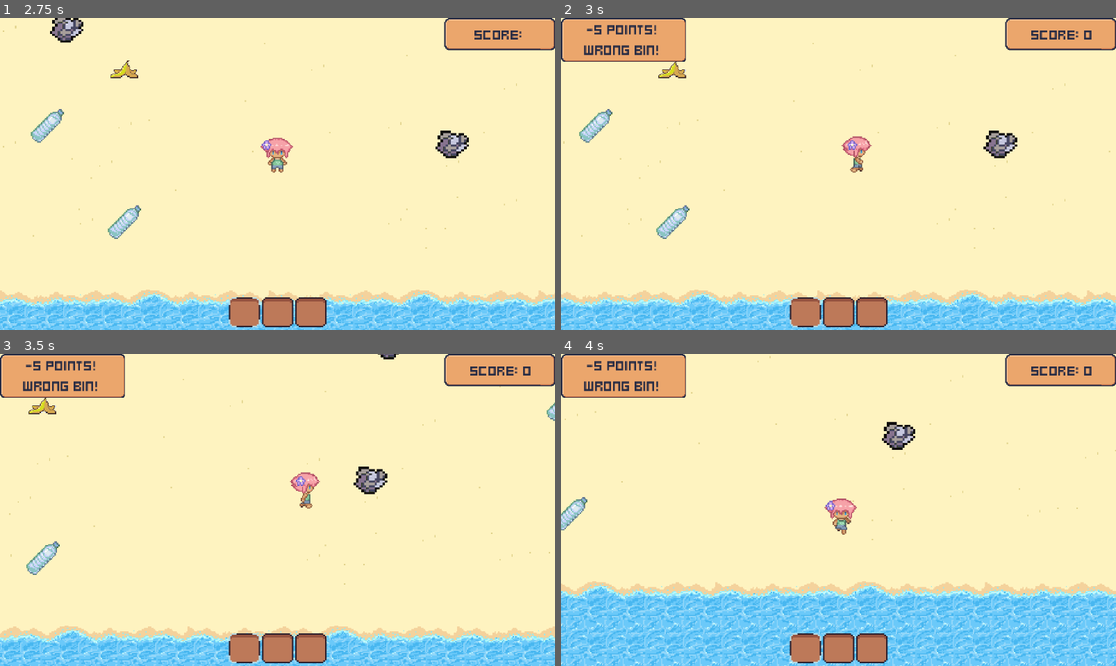
Above: before the commit, frames 1-4 (two rows, left to right).
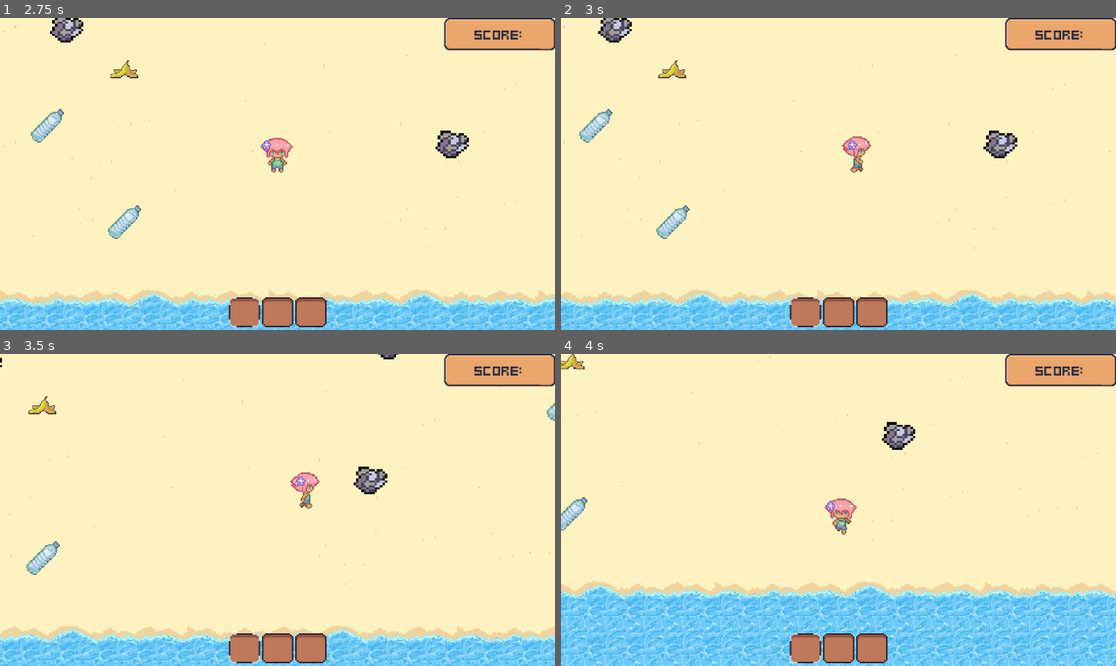
Above: after the commit, the same moments.

Repository: DanLDevs/Tide-Turners-Game
Game: Godot game, scene res://scenes/game.tscn
The game is run twice, just before and just after one commit, with the same random seed, the same clock (stepped at 60 frames per second) and the same inputs.
Inputs (mouse positions are in pixels of both pictures, inside the frame that each line leads up to):
- Up to frame 1 (2.75 s): click (244, 311) at 0.5 s; click (277, 311) at 1.25 s; click (310, 311) at 2 s
- Up to frame 2 (3 s): tap Enter at 2.75 s; move the mouse to (960, 158) at 2.77 s; hold D (right) from 2.78 s (still down); hold U (use_item) from 2.78 s (still down); tap E (e) at 2.85 s
- Up to frame 3 (3.5 s): keep holding D (right); keep holding U (use_item)
- Up to frame 4 (4 s): move the mouse to (727, 525) at 3.52 s; release D (right) at 3.53 s; release U (use_item) at 3.53 s; hold S (down) from 3.53 s (still down); tap U (use_item) at 3.6 s; tap E (e) at 3.8 s

Frame 1 is identical in both runs. In frame 2, 3.4% of the frame differs, in the area x 0-96%, y 0-15%; in frame 3, 3.4%; in frame 4, 3.4%.

Commit message:
got rid of increment feature

Diff:
--- a/scripts/collectable.gd
+++ b/scripts/collectable.gd
@@ -5,16 +5,17 @@
 func collect(inventory: Inventory, score_gui: Node):
 	var success = inventory.insert(itemRes)
 	if success:
+		# Find FeedbackGui in the main scene tree
+		var feedback_gui = get_tree().root.get_node("Game/CanvasLayer/FeedbackGui")
+
 		var point_value = 1
 		var point_label = "point" if point_value == 1 else "points"
 		var message = "+" + str(point_value) + " " + point_label
 
-		# Find FeedbackGui in the main scene tree
-		var feedback_gui = get_tree().root.get_node("Game/CanvasLayer/FeedbackGui")
-
 		# Show feedback if FeedbackGui exists
 		if feedback_gui:
-			feedback_gui.show_feedback(1)
+			feedback_gui.current_points += point_value
+			feedback_gui.show_feedback(message)
 		else:
 			print("Error: FeedbackGui is not found!")
 		score_gui.add_score(point_value)
--- a/scripts/feedback_gui.gd
+++ b/scripts/feedback_gui.gd
@@ -6,17 +6,16 @@
 
 func _ready():
 	self.visible = false
+	print("Feedback GUI initialized.")
 
-func show_feedback(increment: int, custom_message: String = ""):
 	# Increment points and update the message
-	current_points += increment
+func show_feedback(custom_message: String = ""):
+	# Use custom message if provided; otherwise, build a default message
+	var message = custom_message if custom_message != "" else str(current_points) + (" point" if abs(current_points) == 1 else " points")
+	label.text = message
 
-	# Use custom message if provided; otherwise, build a default message
-	var message = custom_message if custom_message != "" else "+" + str(current_points) + (" point" if current_points == 1 else " points")
-	if message != "":
-		label.text = message
-	else:
-		label.text = str(current_points) + " points"
+	print("Feedback message set to: ", message) # Debug print
+
 	self.visible = true
 	self.modulate.a = 1.0 # Reset alpha to fully visible
 
@@ -33,5 +32,6 @@
 	tween.tween_callback(Callable(self, "_on_tween_complete"))
 
 func _on_tween_complete():
+	print("Tween complete, resetting points") # Debug print
 	self.visible = false
 	current_points = 0
--- a/scripts/hotbar.gd
+++ b/scripts/hotbar.gd
@@ -27,12 +27,15 @@
 	if event.is_action_pressed("use_item"):
 		#inventory.use_item_at_index(currently_selected)
 		var item = inventory.slots[currently_selected].item
-		if item and near_bin and item.trash_type == near_bin.bin_type:
-			inventory.use_item_at_index(currently_selected)
-			score_gui.add_score(10) # Correct bin
-			feedback_gui.show_feedback(10, "+10 points! Correct bin!")
+		if item and near_bin:
+			if item and near_bin and item.trash_type == near_bin.bin_type:
+				inventory.use_item_at_index(currently_selected)
+				score_gui.add_score(10) # Add points to score
+				feedback_gui.show_feedback("+10 points") # Show feedback for correct bin
+			else:
+				score_gui.subtract_score(5) # Subtract points for wrong bin
+				feedback_gui.show_feedback("-5 points") # Send feedback for wrong bin
 		else:
-			score_gui.subtract_score(5)
-			feedback_gui.show_feedback(-5, "-5 points! Wrong bin!")
+			print("You must be near the correct bin to use this item.")
 	if event.is_action_pressed("move_selector"):
 		move_selector()
